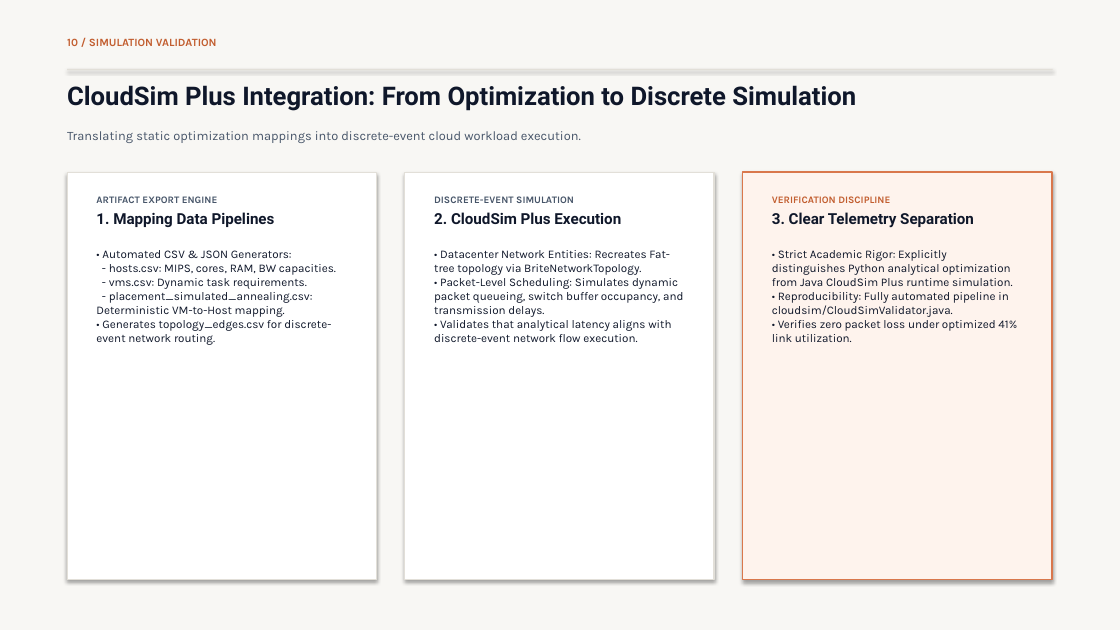
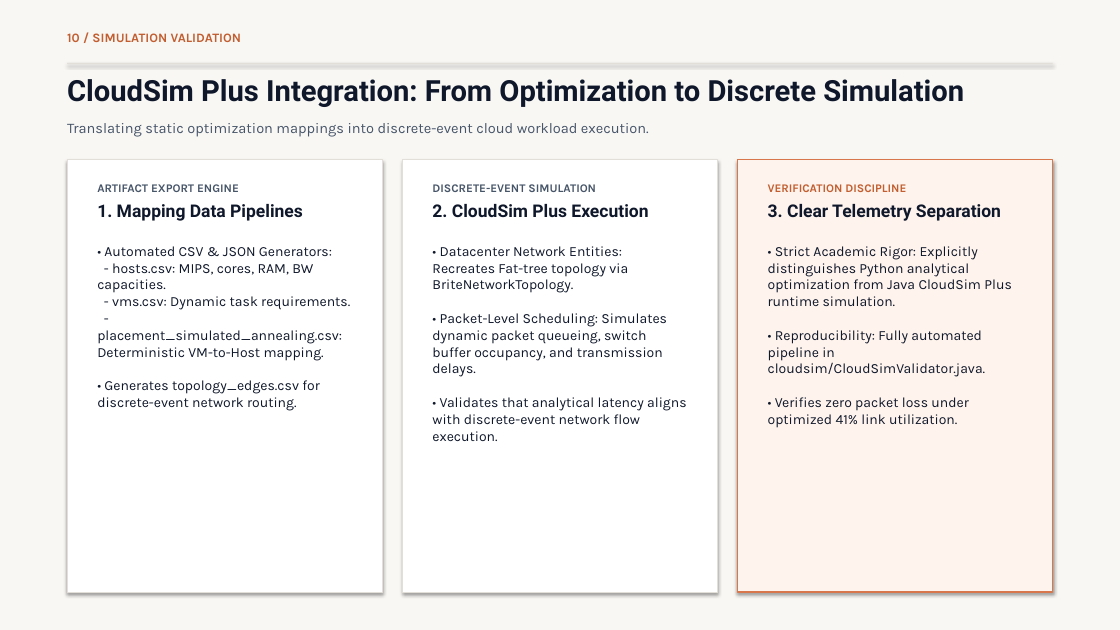
Before and after one commit to moparthipranav/CloudComputingProject, a slide deck: slide 11 of hybrid-vm-placement/VM_Placement_Optimization_Presentation.pptx. Drawn at 1120x630 pixels with LibreOffice and Linux fonts; fonts in the diff are those of the drawing. Boxes give left, top, right and bottom in pixels: in the first picture for what was removed or moved away, otherwise in the second. Text is boxed around its words. In the diff, an @@ line names an element or a change of style, - is before the commit and + after.

Commit message:
Update presentation: increase font sizes, fill slide canvas, remove lead investigator on title slide

```diff
--- a/hybrid-vm-placement/VM_Placement_Optimization_Presentation.pptx
+++ b/hybrid-vm-placement/VM_Placement_Optimization_Presentation.pptx
@@ text "10 / SIMULATION VALIDATION" at bbox=[67, 33, 242, 42]: size 9.5 to 11 pt @@
@@ text "CloudSim Plus Integration: From Optimization ..." at bbox=[67, 79, 964, 107]: size 22 to 25 pt @@
@@ rectangle: place and size @@
-rectangle at bbox=[67, 69, 1053, 70]
+rectangle at bbox=[67, 63, 1053, 64]
@@ text "Translating static optimization mappings into ...": place and size @@
-text "Translating static optimization mappings into ..." at bbox=[67, 131, 581, 143]
+text "Translating static optimization mappings into ..." at bbox=[67, 123, 649, 137]
@@ text "Translating static optimization mappings into ..." at bbox=[67, 123, 649, 137]: size 11 to 12.5 pt @@
@@ rectangle: place and size @@
-rectangle at bbox=[67, 172, 376, 580]
+rectangle at bbox=[67, 160, 382, 592]
@@ text "ARTIFACT EXPORT ENGINE": place and size @@
-text "ARTIFACT EXPORT ENGINE" at bbox=[96, 196, 336, 345]
+text "ARTIFACT EXPORT ENGINE" at bbox=[97, 184, 350, 411]
@@ text "ARTIFACT EXPORT ENGINE" at bbox=[97, 184, 350, 411]: size 8.5 to 10 pt in "ARTIFACT EXPORT ENGINE"; size 13 to 15 pt in "1. Mapping Data Pipelines"; size 10 to 12 pt in "• Automated CSV & JSON Generators: - ..."; more space between paragraphs @@
@@ rectangle: place and size @@
-rectangle at bbox=[405, 172, 714, 580]
+rectangle at bbox=[402, 160, 718, 592]
@@ text "DISCRETE-EVENT SIMULATION": place and size @@
-text "DISCRETE-EVENT SIMULATION" at bbox=[434, 196, 683, 342]
+text "DISCRETE-EVENT SIMULATION" at bbox=[432, 184, 686, 441]
@@ text "DISCRETE-EVENT SIMULATION" at bbox=[432, 184, 686, 441]: size 8.5 to 10 pt in "DISCRETE-EVENT SIMULATION"; size 13 to 15 pt in "2. CloudSim Plus Execution"; size 10 to 12 pt in "• Datacenter Network Entities: Recreates Fat-tree topology ..."; more space between paragraphs @@
@@ rectangle: place and size @@
-rectangle at bbox=[743, 172, 1052, 580]
+rectangle at bbox=[738, 160, 1053, 592]
@@ text "VERIFICATION DISCIPLINE": place and size @@
-text "VERIFICATION DISCIPLINE" at bbox=[772, 196, 1017, 342]
+text "VERIFICATION DISCIPLINE" at bbox=[768, 184, 1011, 428]
@@ text "VERIFICATION DISCIPLINE" at bbox=[768, 184, 1011, 428]: size 8.5 to 10 pt in "VERIFICATION DISCIPLINE"; size 13 to 15 pt in "3. Clear Telemetry Separation"; size 10 to 12 pt in "• Strict Academic Rigor: Explicitly distinguishes Python ..."; more space between paragraphs @@
```
Also in this commit, not shown: 11 other slides changed, 3 other files.
